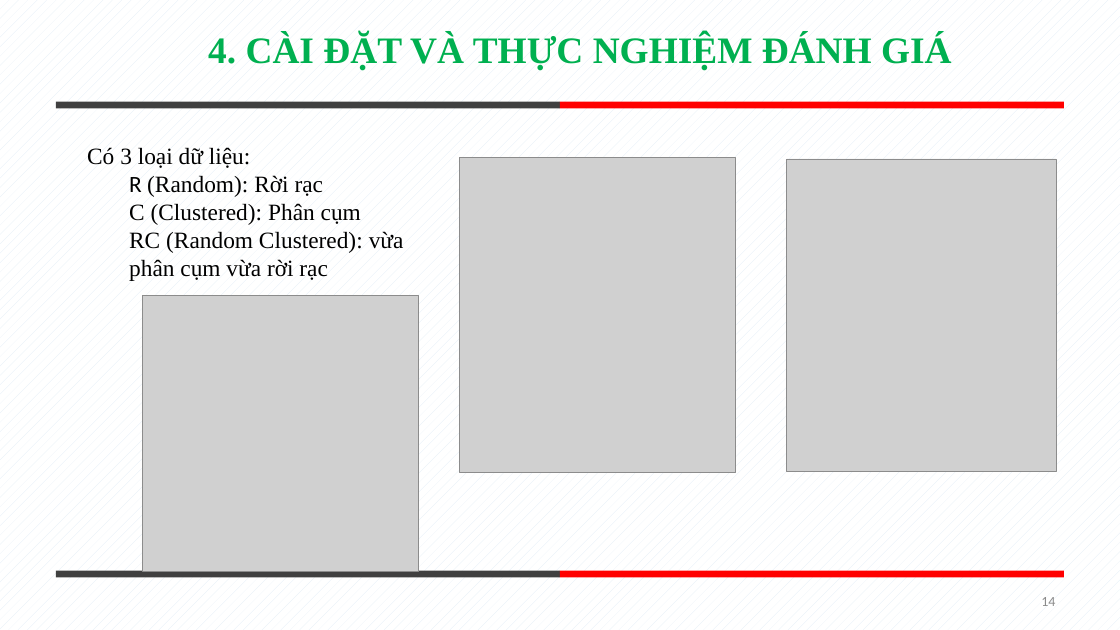
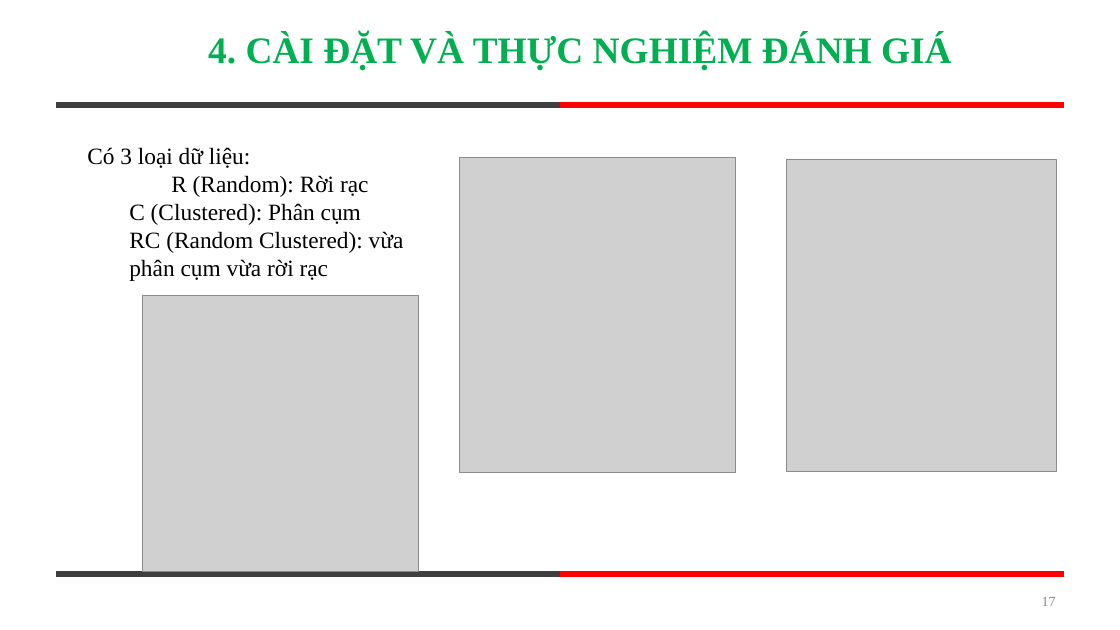
Before and after one commit to tuanxx31/DACTDLGT, a slide deck: slide 17 of baocao.pptx (slide 14 before the commit). Drawn at 1120x630 pixels with LibreOffice and Linux fonts; fonts in the diff are those of the drawing; grey boxes stand for pictures. Boxes give left, top, right and bottom in pixels: in the first picture for what was removed or moved away, otherwise in the second. Text is boxed around its words. In the diff, an @@ line names an element or a change of style, - is before the commit and + after.

```diff
--- a/baocao.pptx
+++ b/baocao.pptx
@@ background pattern #E0EBF6 on #FFFFFF to #FFFFFF @@
@@ text at [171, 175, 368, 197]: font Calibri to Times New Roman in "R" @@
@@ page number at [1042, 597, 1056, 606]: text changed; font Calibri to Times New Roman; text colour #8C8C8C to #888888 @@
-14
+17
```
Also in this commit, not shown: 17 other slides changed, 4 slides added, 1 slide removed.
